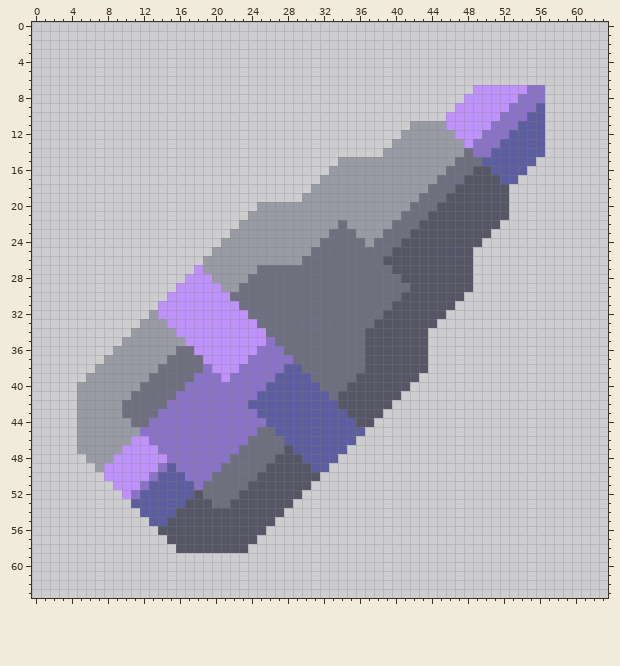
Edited in one commit: pixel-art sprite (assets/sprites/icons/icon-bullet-heavy.png). Above, as it was before the edit.
The file is 64x64 pixels.
After the commit:
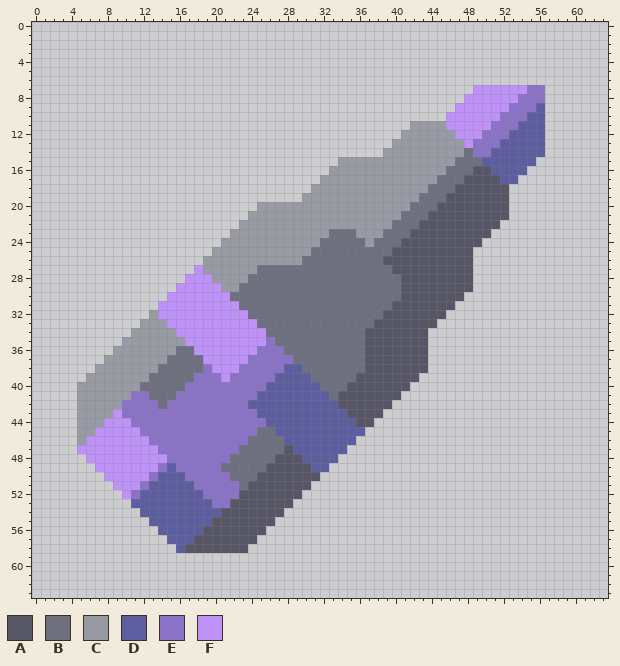
Palette (. is transparent): A #565666  B #6e7080  C #989aa4  D #5c5e9f  E #8a73c6  F #bf92f9
What changed:
@@ x 32..36 @@
 21 CCCCC
-22 CCBCC
+22 CCCCC
 23 CBBBC
@@ x 39..43 @@
 28 BBAAA
-29 BBBAA
+29 BBAAA
 30 BBAAA
@@ x 3..24 @@
 40 ..CCCCCCCBBBBBEEEEEEEE
-41 ..CCCCCCBBBBBEEEEEEEEE
-42 ..CCCCCBBBBBEEEEEEEEED
-43 ..CCCCCBBBBEEEEEEEEEEE
-44 ..CCCCCCBBEEEEEEEEEEEE
-45 ..CCCCCCCEEEEEEEEEEEEE
-46 ..CCCCCCFFEEEEEEEEEEEB
-47 ..CCCCCFFFFEEEEEEEEEBB
-48 ...CCCFFFFFFEEEEEEEBBB
-49 ....CFFFFFFEDEEEEEBBBB
-50 .....FFFFFEDDDEEEBBBBB
-51 ......FFFEDDDDDEBBBBBA
-52 .......FEDDDDDDABBBBAA
-53 ........DDDDDDAAABBAAA
-54 .........DDDDAAAAAAAAA
-55 ..........DDAAAAAAAAAA
-56 ...........AAAAAAAAAAA
-57 ............AAAAAAAAAA
-58 .............AAAAAAAA.
+41 ..CCCCCCEEBBBEEEEEEEEE
+42 ..CCCCCEEEEBEEEEEEEEED
+43 ..CCCCFEEEEEEEEEEEEEEE
+44 ..CCCFFFEEEEEEEEEEEEEE
+45 ..CCFFFFFEEEEEEEEEEEEE
+46 ..CFFFFFFFEEEEEEEEEEEB
+47 ..FFFFFFFFFEEEEEEEEEBB
+48 ...FFFFFFFFFEEEEEEEBBB
+49 ....FFFFFFFEDEEEEEBBBB
+50 .....FFFFFEDDDEEEEEBBB
+51 ......FFFEDDDDDEEEEEBA
+52 .......FEDDDDDDDEEEEAA
+53 ........DDDDDDDDDEEAAA
+54 .........DDDDDDDDDAAAA
+55 ..........DDDDDDDAAAAA
+56 ...........DDDDDAAAAAA
+57 ............DDDAAAAAAA
+58 .............DAAAAAAA.
 59 ......................
Boxes around the changes in both pictures, in picture pixels (x1, y1, x2, y2):
changed: (338, 220, 347, 229)
changed: (401, 283, 410, 292)
changed: (77, 391, 158, 472)
changed: (158, 472, 239, 553)
